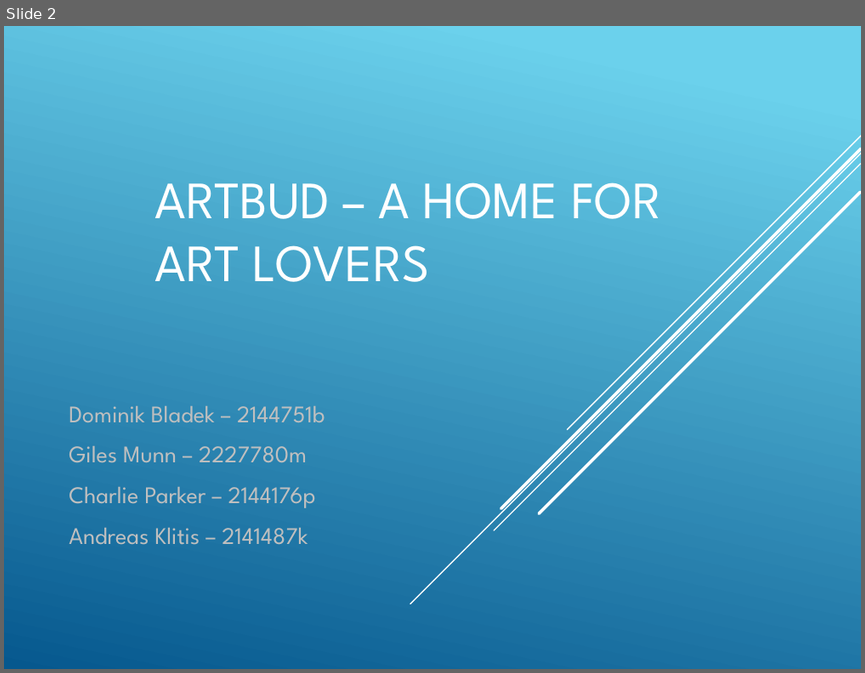
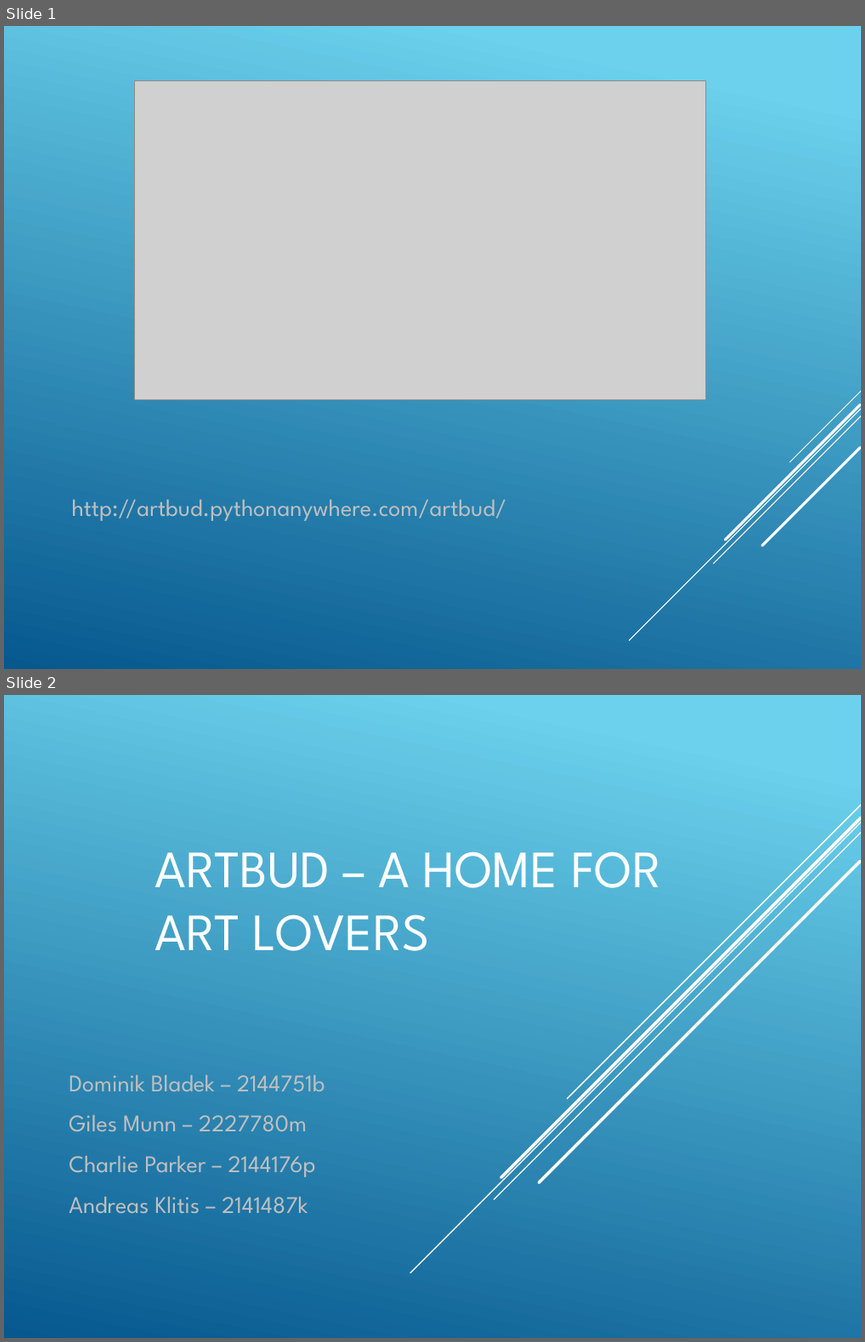
Before and after one commit to GilesMunn/artbud, a slide deck: presentation_material/powerpoint.pptx. Shown one above the other, each under a label of ours: slide 2 before the commit, slides 1 and 2 after it. The pictures are 865x673 and 865x1342 pixels, drawn with LibreOffice and Linux fonts; fonts in the diff are those of the drawing; grey boxes stand for pictures. Boxes give left, top, right and bottom in pixels: in the first picture for what was removed or moved away, otherwise in the second. Text is boxed around its words. In the diff, an @@ line names an element or a change of style, - is before the commit and + after.

Commit message:
Added PythonAnywhere link

```diff
--- a/presentation_material/powerpoint.pptx
+++ b/presentation_material/powerpoint.pptx
@@ slide 1 added at [4,26,861,669], background gradient #6ED2EB to #06588E @@
@@ picture added at [134,81,706,399] @@
@@ group added at [630,391,861,641]: 5 lines @@
@@ text added at [72,499,507,521], 20 pt, text #BFBFBF @@
+http://artbud.pythonanywhere.com/artbud/
```
Also in this commit, not shown: 3 slides changed, 3 slides removed.
